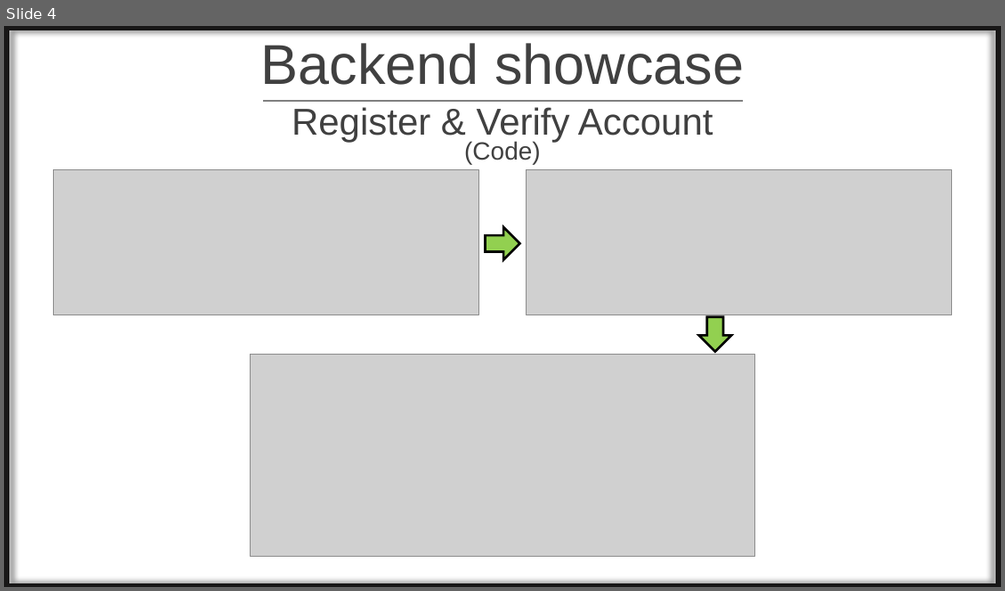
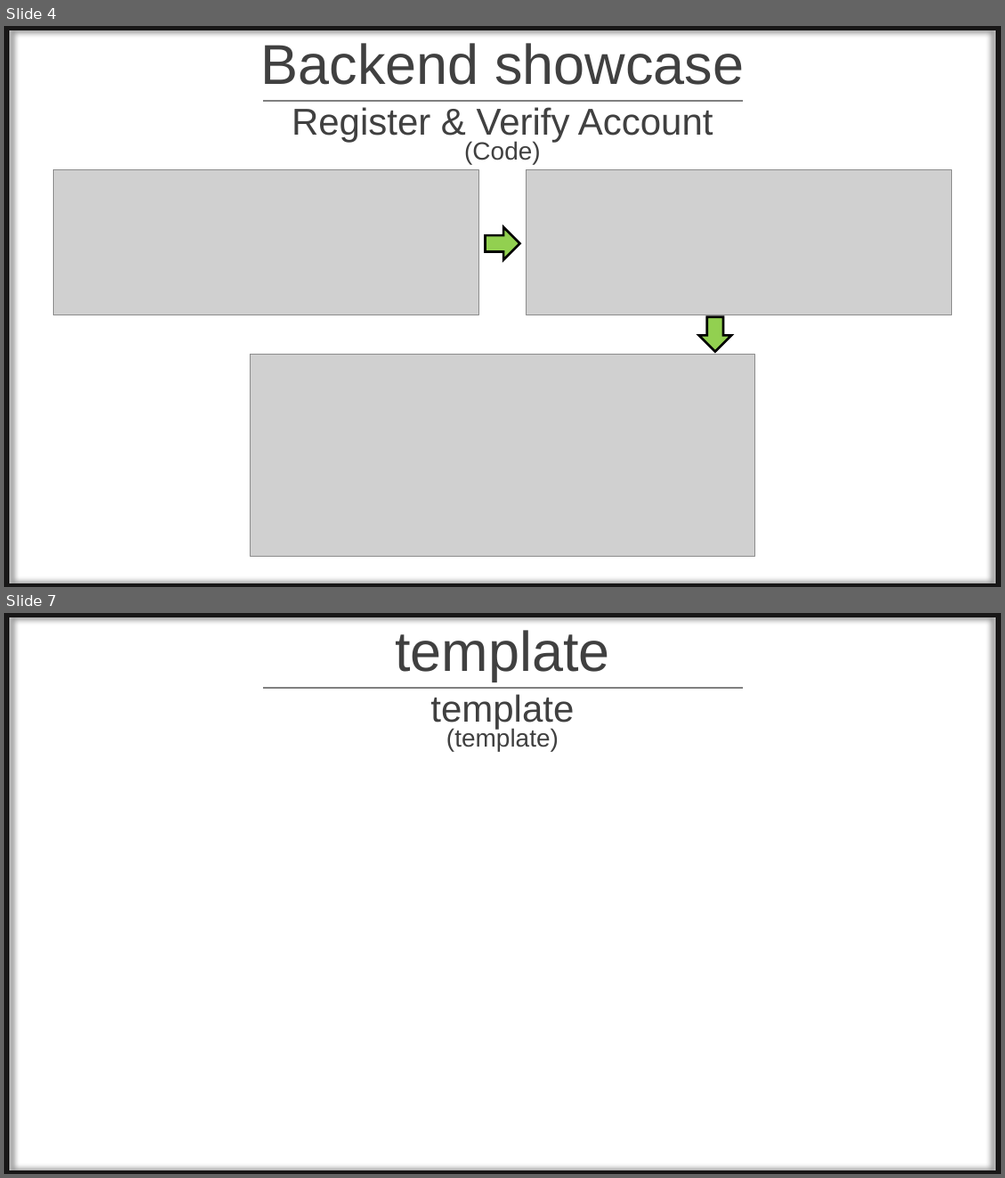
Before and after one commit to tamasrobert/NasaPC, a slide deck: Documentations/NasaPC_WebShopProject.pptx. Shown one above the other, each under a label of ours: slide 4 before the commit, slides 4 and 7 after it; the slides between them are not shown. The pictures are 1005x591 and 1005x1178 pixels, drawn with LibreOffice and Linux fonts; fonts in the diff are those of the drawing; grey boxes stand for pictures; background and template pictures are left out. Boxes give left, top, right and bottom in pixels: in the first picture for what was removed or moved away, otherwise in the second. Text is boxed around its words. In the diff, an @@ line names an element or a change of style, - is before the commit and + after.

```diff
--- a/Documentations/NasaPC_WebShopProject.pptx
+++ b/Documentations/NasaPC_WebShopProject.pptx
@@ slide 7 added at <box>4,613,1001,1174</box>, background #FFFFFF; not listed: 1 template element that a slide beside it also shows @@
@@ title added at <box>395,630,609,681</box>, 54 pt, text #404040 @@
+template
@@ line added from (263, 688) to (743, 688), #808080 2 pt @@
@@ subtitle added at <box>430,694,574,729</box>, 36 pt, text #404040 @@
+template
@@ text added at <box>446,727,558,751</box>, 24 pt, text #404040 @@
+(template)
```
Also in this commit, not shown: 1 slide changed, 1 other slide added.
